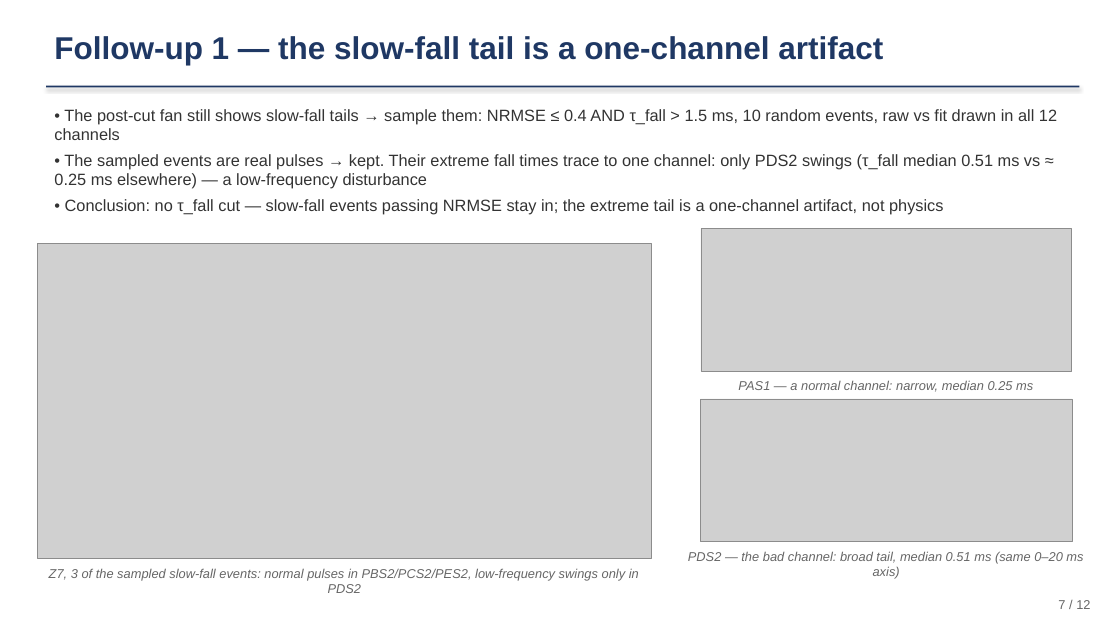
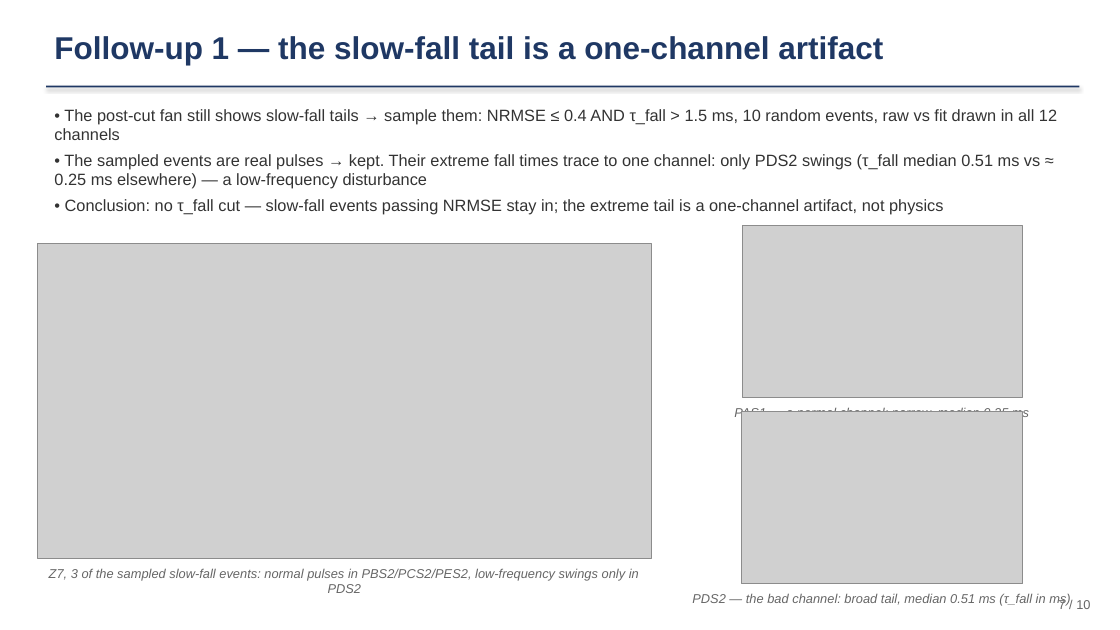
Before and after one commit to ZhihengLi0/urop, a slide deck: slide 7 of snolab/presentation/SNOLAB_R4_pulse_templates_20260715.pptx. Drawn at 1120x630 pixels with LibreOffice and Linux fonts; fonts in the diff are those of the drawing; grey boxes stand for pictures. Boxes give left, top, right and bottom in pixels: in the first picture for what was removed or moved away, otherwise in the second. Text is boxed around its words. In the diff, an @@ line names an element or a change of style, - is before the commit and + after.

```diff
--- a/snolab/presentation/SNOLAB_R4_pulse_templates_20260715.pptx
+++ b/snolab/presentation/SNOLAB_R4_pulse_templates_20260715.pptx
@@ picture: place and size @@
-picture at box(701, 229, 1071, 371)
+picture at box(742, 225, 1022, 397)
@@ text "PAS1 — a normal channel: ...": place and size @@
-text "PAS1 — a normal channel: ..." at box(738, 380, 1033, 392)
+text "PAS1 — a normal channel: ..." at box(734, 406, 1029, 419)
@@ picture: place and size @@
-picture at box(701, 399, 1073, 542)
+picture at box(742, 412, 1023, 584)
@@ text at box(692, 593, 1070, 606): text changed @@
-PDS2 — the bad channel: broad tail, median 0.51 ms (same 0–20 ms axis)
+PDS2 — the bad channel: broad tail, median 0.51 ms (τ_fall in ms)
@@ text at box(1058, 599, 1090, 609): text changed @@
-7 / 12
+7 / 10
```
Also in this commit, not shown: 9 other slides changed, 2 slides removed, 8 other files.
